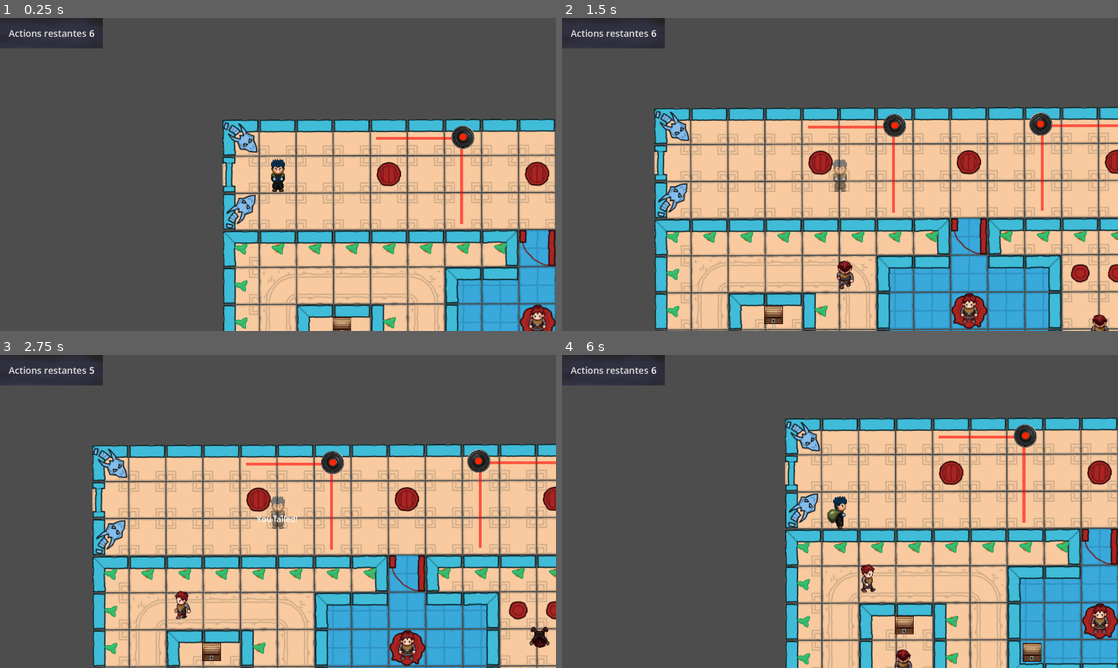
Above: before the commit, frames 1-4 (two rows, left to right).
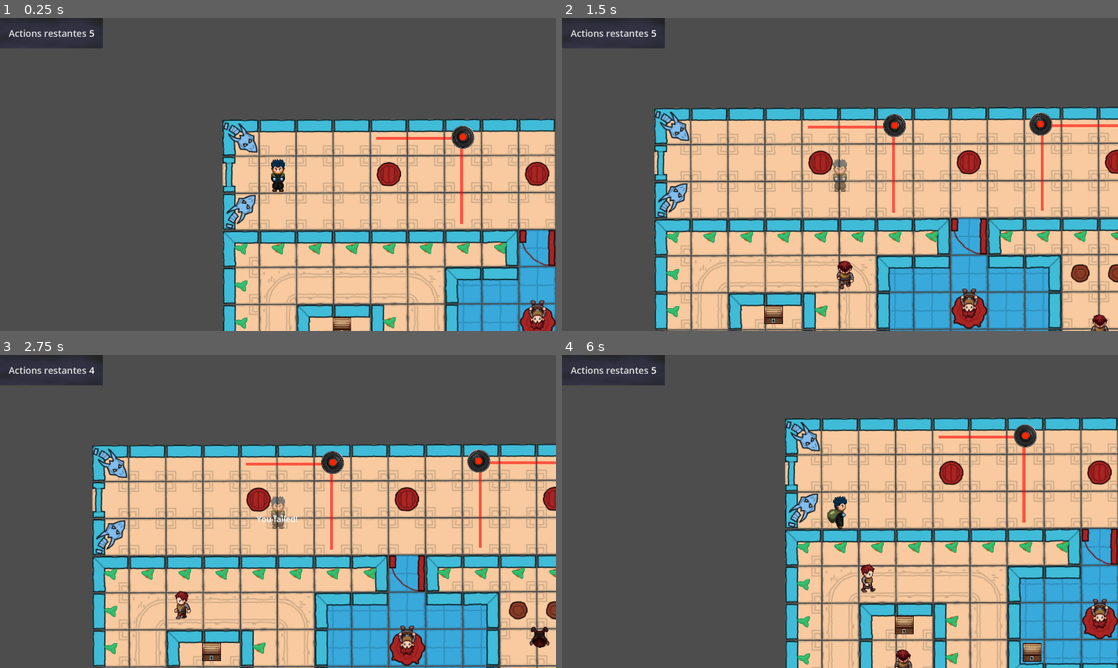
Above: after the commit, the same moments.

Repository: GnuCodingStudio/GameZam002-still-steal
Game: Godot game, scene res://scenes/levels/Level_04.tscn
Two runs of this game, one before a commit and one after it. Both use one fixed random seed, a clock stepped at 60 frames per second and the inputs below. This scene is started directly instead of the project's main scene.
Inputs (mouse positions are in pixels of both pictures, inside the frame that each line leads up to):
- Up to frame 1 (0.25 s): no input
- Up to frame 2 (1.5 s): tap Enter at 0.5 s; move the mouse to (1023, 136) at 0.52 s; hold D (right) 0.53-1.28 s; hold E (activate) 0.53-1.28 s; click (1023, 136) at 0.67 s; move the mouse to (851, 305) at 1.27 s; hold S (down) from 1.28 s (still down); tap E (activate) at 1.35 s; click (851, 305) at 1.42 s
- Up to frame 3 (2.75 s): move the mouse to (539, 639) at 2.02 s; release S (down) at 2.03 s; hold D (right) from 2.03 s (still down); hold E (activate) from 2.03 s (still down); click (539, 639) at 2.17 s
- Up to frame 4 (6 s): move the mouse to (895, 461) at 2.77 s; release D (right) at 2.78 s; release E (activate) at 2.78 s; hold W (up) 2.78-3.53 s; tap E (activate) at 2.85, 4.35, 5.85 s; click (895, 461) at 2.92 s; move the mouse to (1040, 461) at 3.52 s; hold E (activate) 3.53-4.28 s; hold A (left) 3.53-5.03 s; click (1040, 461) at 3.67 s; move the mouse to (673, 464) at 4.27 s; move the mouse to (867, 511) at 5.02 s; hold S (down) 5.03-5.78 s; hold E (activate) 5.03-5.78 s; click (867, 511) at 5.17 s; move the mouse to (756, 433) at 5.77 s; hold D (right) from 5.78 s (still down)

The runs differ from the first frame. In frame 1, 0.3% of the frame differs, in the area x 16-99%, y 3-100%; in frame 2, 0.4%; in frame 3, 0.5%, in the area x 16-100%, y 3-98%; in frame 4, 0.3%.

Commit message:
hotfix: guard in level 4

Diff:
--- a/res/Level.tres
+++ b/res/Level.tres
@@ -79,7 +79,7 @@
 11:0/0/physics_layer_1/linear_velocity = Vector2(0, 0)
 11:0/0/physics_layer_1/angular_velocity = 0.0
 12:0/0 = 0
-12:0/0/modulate = Color(0.666667, 0.141176, 0.133333, 1)
+12:0/0/modulate = Color(0.540915, 0.231341, 0.14734, 1)
 12:0/0/physics_layer_0/linear_velocity = Vector2(0, 0)
 12:0/0/physics_layer_0/angular_velocity = 0.0
 12:0/0/physics_layer_1/linear_velocity = Vector2(0, 0)
@@ -152,13 +152,13 @@
 11:1/0/physics_layer_1/linear_velocity = Vector2(0, 0)
 11:1/0/physics_layer_1/angular_velocity = 0.0
 12:1/0 = 0
-12:1/0/modulate = Color(0.666667, 0.141176, 0.133333, 1)
+12:1/0/modulate = Color(0.540915, 0.231341, 0.14734, 1)
 12:1/0/physics_layer_0/linear_velocity = Vector2(0, 0)
 12:1/0/physics_layer_0/angular_velocity = 0.0
 12:1/0/physics_layer_1/linear_velocity = Vector2(0, 0)
 12:1/0/physics_layer_1/angular_velocity = 0.0
 13:1/0 = 0
-13:1/0/modulate = Color(0.666667, 0.141176, 0.133333, 1)
+13:1/0/modulate = Color(0.540915, 0.231341, 0.14734, 1)
 13:1/0/physics_layer_0/linear_velocity = Vector2(0, 0)
 13:1/0/physics_layer_0/angular_velocity = 0.0
 13:1/0/physics_layer_1/linear_velocity = Vector2(0, 0)
@@ -296,6 +296,7 @@
 11:3/0/physics_layer_1/linear_velocity = Vector2(0, 0)
 11:3/0/physics_layer_1/angular_velocity = 0.0
 12:3/0 = 0
+12:3/0/modulate = Color(0.540915, 0.231341, 0.14734, 1)
 12:3/0/physics_layer_0/linear_velocity = Vector2(0, 0)
 12:3/0/physics_layer_0/angular_velocity = 0.0
 12:3/0/physics_layer_0/polygon_0/points = PackedVector2Array(-64, -38.4, -64, 64, 64, 64, 64, -38.4)
@@ -357,7 +358,7 @@
 9:4/0/physics_layer_1/linear_velocity = Vector2(0, 0)
 9:4/0/physics_layer_1/angular_velocity = 0.0
 10:4/0 = 0
-10:4/0/modulate = Color(0.666667, 0.141176, 0.133333, 1)
+10:4/0/modulate = Color(0.540915, 0.231341, 0.14734, 1)
 10:4/0/physics_layer_0/linear_velocity = Vector2(0, 0)
 10:4/0/physics_layer_0/angular_velocity = 0.0
 10:4/0/physics_layer_1/linear_velocity = Vector2(0, 0)
--- a/scenes/levels/Level_04.tscn
+++ b/scenes/levels/Level_04.tscn
@@ -52,7 +52,7 @@
 layer_4/tile_data = PackedInt32Array(327689, 851968, 7, -65533, 655360, 7, -1, 655360, 7, -65529, 655360, 7, 131079, 78 …(580 unchanged characters)…
 
 [node name="ActionController" parent="." instance=ExtResource("6_j1qnq")]
-max_actions = 6
+max_actions = 5
 
 [node name="StartPoint" type="Node2D" parent="."]
 unique_name_in_owner = true
@@ -139,6 +139,7 @@
 
 [node name="Guard4" parent="." node_paths=PackedStringArray("action_controller") instance=ExtResource("3_ou7bs")]
 position = Vector2(449, 428)
+rotation = 3.14159
 action_controller = NodePath("../ActionController")
 
 [connection signal="on_player_catch" from="Camera1" to="." method="_on_player_catch"]
